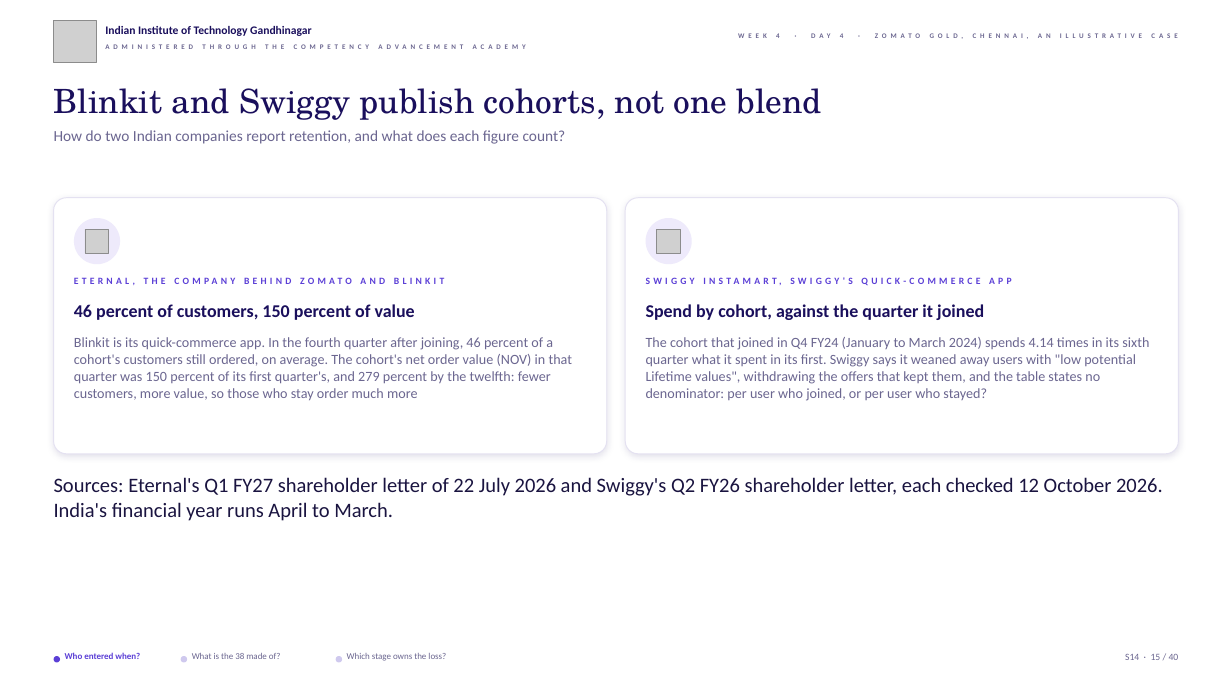
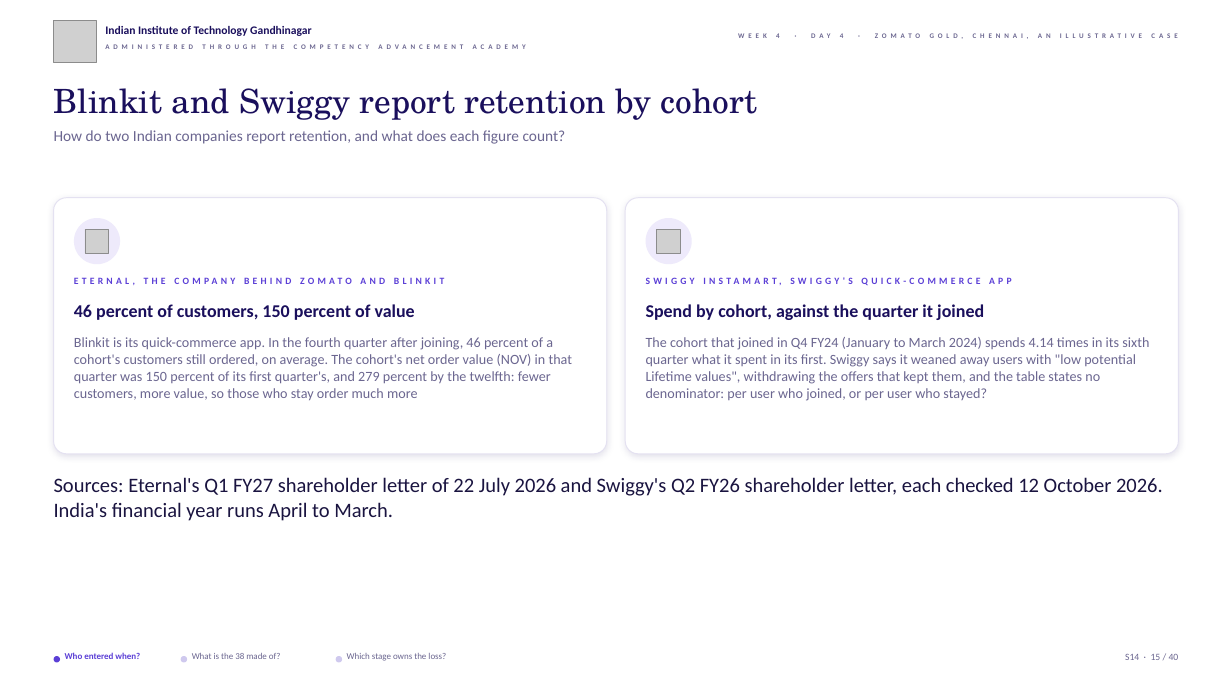
Before and after one commit to fde-academy-lab/c2-content-factory, a slide deck: slide 15 of content/W04/D4/slides/C2_W04_D04_half1_STUDENT.pptx. Drawn at 1232x693 pixels with LibreOffice and Linux fonts; fonts in the diff are those of the drawing; grey boxes stand for pictures; background and template pictures are left out. Boxes give left, top, right and bottom in pixels: in the first picture for what was removed or moved away, otherwise in the second. Text is boxed around its words. In the diff, an @@ line names an element or a change of style, - is before the commit and + after.

```diff
--- a/content/W04/D4/slides/C2_W04_D04_half1_STUDENT.pptx
+++ b/content/W04/D4/slides/C2_W04_D04_half1_STUDENT.pptx
@@ text at (54, 88, 758, 120): text changed @@
-Blinkit and Swiggy publish cohorts, not one blend
+Blinkit and Swiggy report retention by cohort
```
Also in this commit, not shown: 6 other files.
